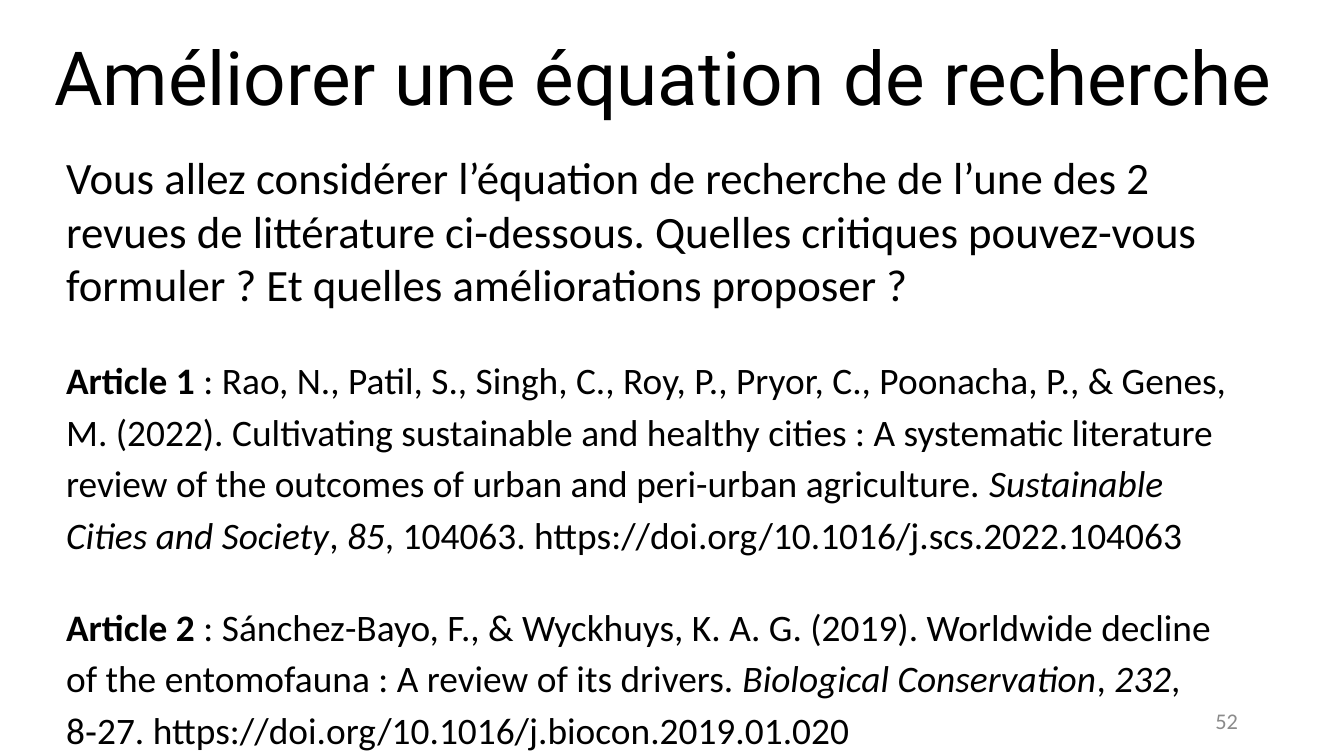
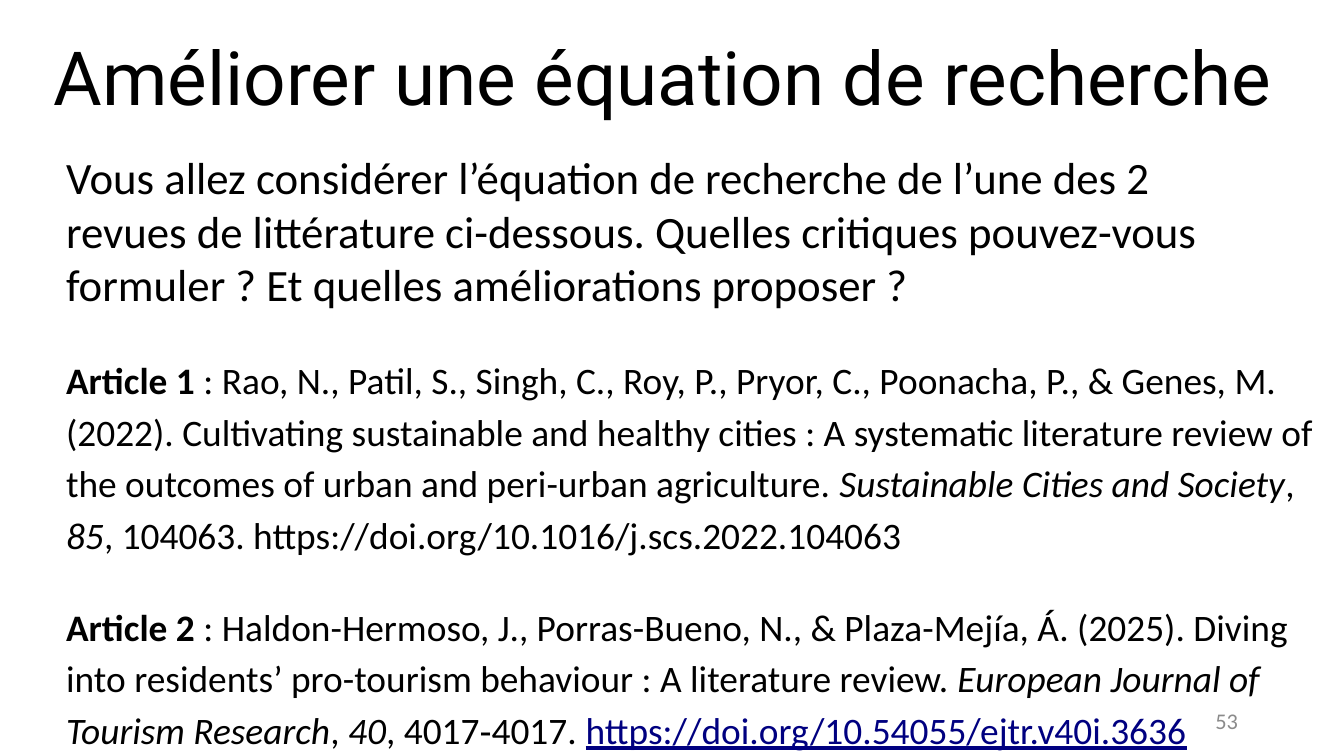
Before and after one commit to fflamerie/intro_revlit, a slide deck: slide 53 of docs/Intro_RevLit.odp (slide 52 before the commit). Drawn at 1344x756 pixels with LibreOffice and Linux fonts; fonts in the diff are those of the drawing. Boxes give left, top, right and bottom in pixels: in the first picture for what was removed or moved away, otherwise in the second. Text is boxed around its words. In the diff, an @@ line names an element or a change of style, - is before the commit and + after.

```diff
--- a/docs/Intro_RevLit.odp
+++ b/docs/Intro_RevLit.odp
@@ text at (x1=66, y1=610, x2=1287, y2=751): text changed @@
-Article 2 : Sánchez-Bayo, F., & Wyckhuys, K. A. G. (2019). Worldwide decline of the entomofauna : A review of its drivers. Biological Conservation, 232, 8‑27. https://doi.org/10.1016/j.biocon.2019.01.020
+Article 2 : Haldon-Hermoso, J., Porras-Bueno, N., & Plaza-Mejía, Á. (2025). Diving into residents’ pro-tourism behaviour : A literature review. European Journal of Tourism Research, 40, 4017‑4017. https://doi.org/10.54055/ejtr.v40i.3636
@@ page number at (x1=1215, y1=714, x2=1238, y2=729): text changed @@
-52
+53
```
Also in this commit, not shown: 32 other slides changed, 6 slides added, 5 slides removed, 11 other files.
